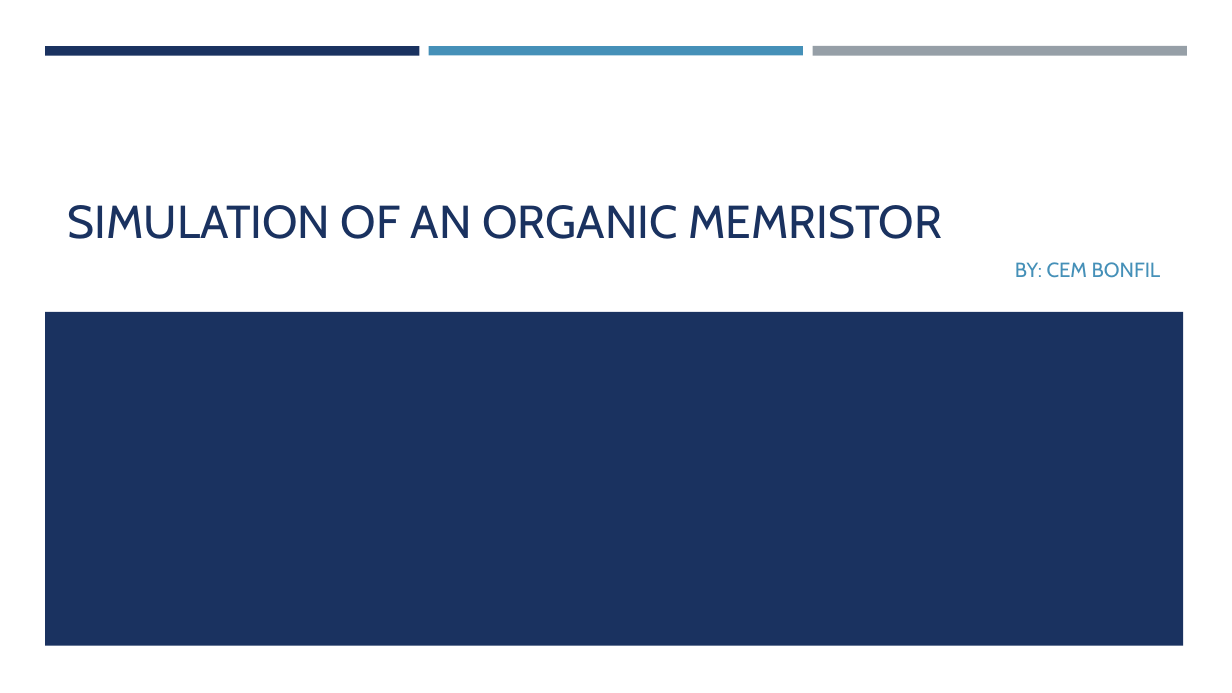
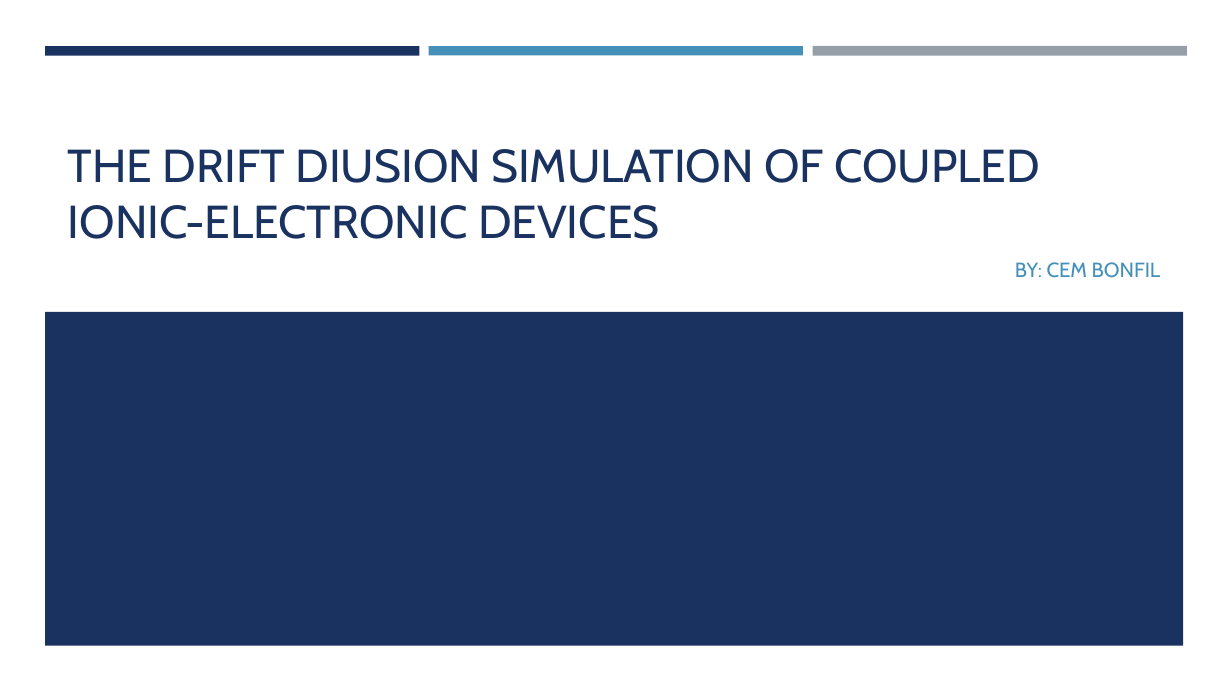
Before and after one commit to cbonfil/ThesisReport, a slide deck: slide 1 of Memristor Thesis/Memristor Presentation.pptx. Drawn at 1232x693 pixels with LibreOffice and Linux fonts; fonts in the diff are those of the drawing. Boxes give left, top, right and bottom in pixels: in the first picture for what was removed or moved away, otherwise in the second. Text is boxed around its words. In the diff, an @@ line names an element or a change of style, - is before the commit and + after.

```diff
--- a/Memristor Thesis/Memristor Presentation.pptx
+++ b/Memristor Thesis/Memristor Presentation.pptx
@@ title at bbox=[68, 149, 1039, 239]: text changed @@
-SIMULATION OF AN ORGANIC MEMRISTOR
+THE DRIFT DIUSION SIMULATION OF COUPLED
+IONIC-ELECTRONIC DEVICES
```
Also in this commit, not shown: 19 other slides changed, 3 slides added, 2 slides removed.
